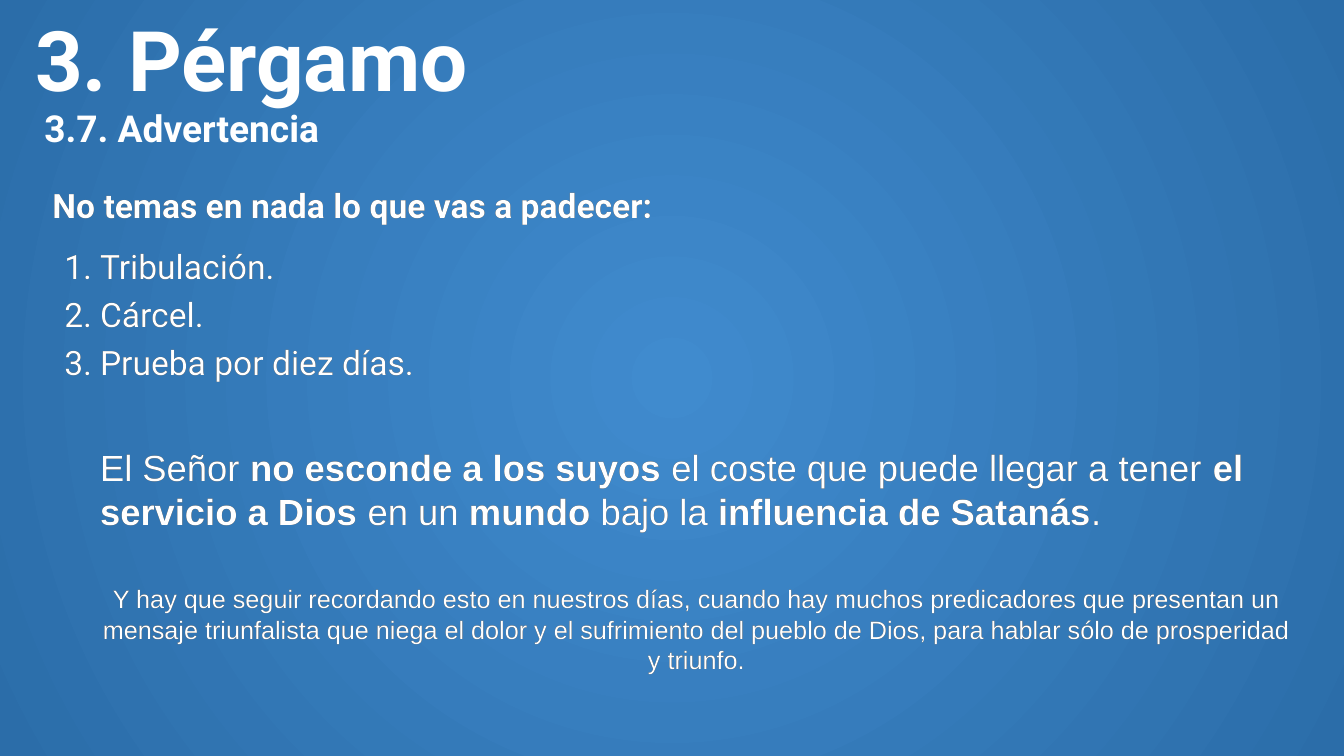
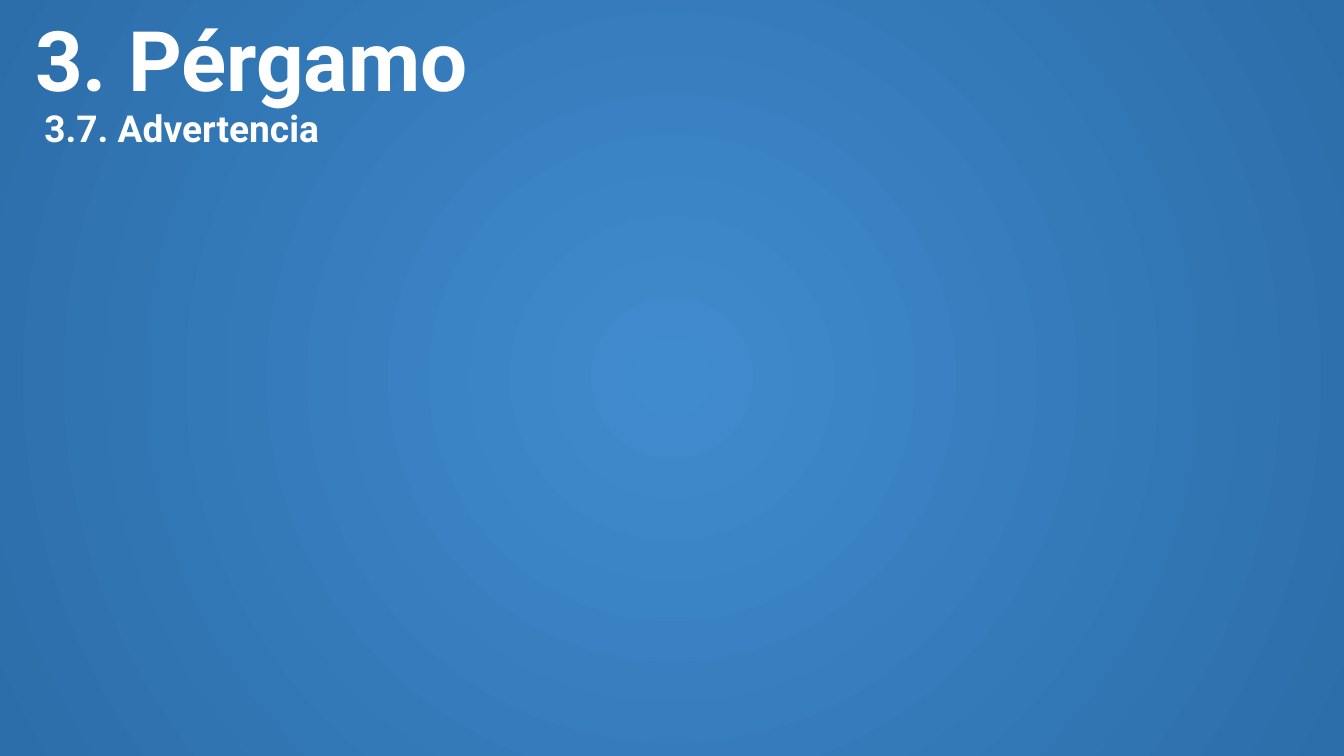
Before and after one commit to CreyTuning/documents, a slide deck: slide 34 of slideshow/Apocalipsis/3. Capitulo 2-3.pptm. Drawn at 1344x756 pixels with LibreOffice and Linux fonts; fonts in the diff are those of the drawing. Boxes give left, top, right and bottom in pixels: in the first picture for what was removed or moved away, otherwise in the second. Text is boxed around its words. In the diff, an @@ line names an element or a change of style, - is before the commit and + after.

```diff
--- a/slideshow/Apocalipsis/3. Capitulo 2-3.pptm
+++ b/slideshow/Apocalipsis/3. Capitulo 2-3.pptm
@@ text removed at box(52, 193, 1289, 674) @@
-No temas en nada lo que vas a padecer:
-1. Tribulación.
-2. Cárcel.
-3. Prueba por diez días.
-El Señor no esconde a los suyos el coste que puede llegar a tener el servicio a Dios en un mundo bajo la influencia de Satanás.
-Y hay que seguir recordando esto en nuestros días, cuando hay muchos predicadores que presentan un mensaje triunfalista que niega el dolor y el sufrimiento del pueblo de Dios, para hablar sólo de prosperidad y triunfo.
```
Also in this commit, not shown: 2 other slides changed, 2 other files.
